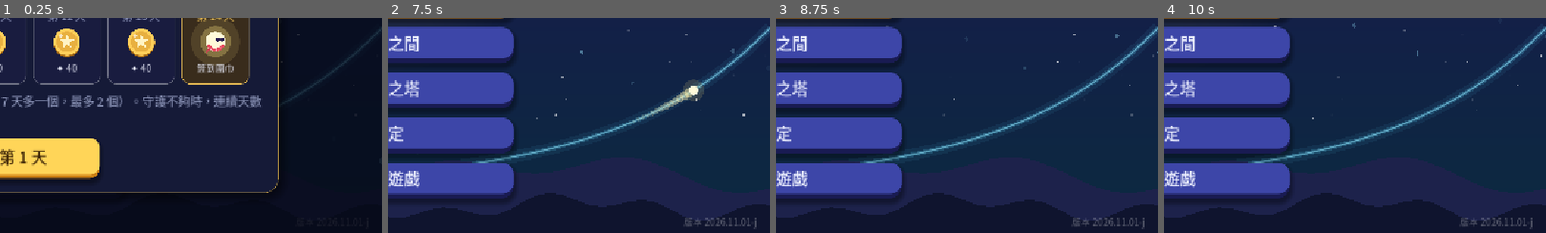
Above: before the commit, frames 1-4 (left to right).
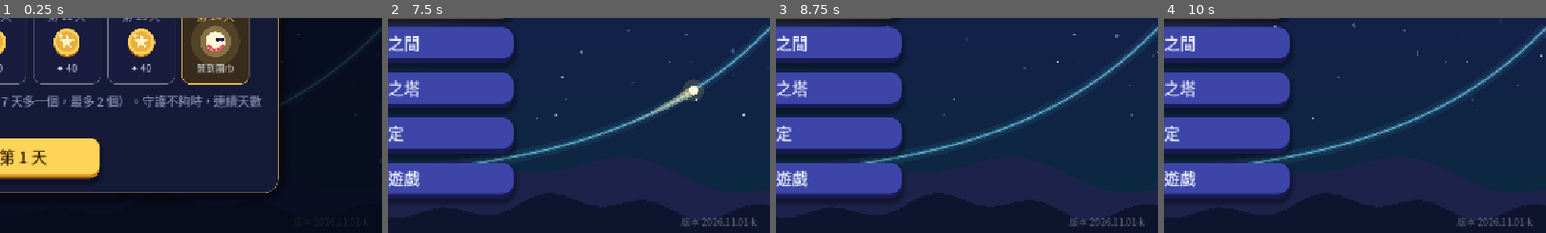
Above: after the commit, the same moments.

Repository: sam2068csie/light-spirit-journey
Game: Godot game, scene res://main_menu.tscn
The game is run twice, just before and just after one commit, with the same random seed, the same clock (stepped at 60 frames per second) and the same inputs.
Inputs (mouse positions are % of the whole screen's width and height, from its top left):
- Up to frame 1 (0.25 s): no input
- Up to frame 2 (7.5 s): click "開始冒險" at 0.5 s; click "開始冒險" at 1.25 s; click "修煉之間" at 2 s; click "終焉之塔" at 2.75 s; click "設定" at 3.5 s; click "離開遊戲" at 4.25 s; click "每日任務" at 5 s; click "光靈扭蛋" at 5.75 s; click "光靈衣櫃" at 6.5 s; click "✕" at 7.25 s
- Up to frame 3 (8.75 s): tap Enter at 8 s; drag from (50, 50) to (60, 28) at 8.02 s
- Up to frame 4 (10 s): drag from (30, 55) to (45, 70) at 8.77 s; move the mouse to (60, 28) at 9.52 s; hold Right from 9.53 s (still down); tap 9 at 9.6 s
The pictures show only the part of the screen within x 50-100%, y 50-100%; the shares and areas given below are measured in that part.

The runs differ from the first frame. In frame 2, 0.4% of the frame differs, in the area x 77-97%, y 92-99%; in frame 3, 0.4%; in frame 4, 0.4%.

Commit message:
G6 真假判斷題型2 (C)：改用新版 tan 半角公式並考正負號 (BUILD 2026.11.01-k)
Co-Authored-By: Claude Opus 5.5 <noreply@anthropic.com>
Claude-Session: https://claude.ai/code/session_01RombajUyooAJ6yvir5uviP

Diff:
--- a/data/game.gd
+++ b/data/game.gd
@@ -560,7 +560,7 @@
 
 const DQ := preload("daily_quests.gd")
 ## 版本號（主畫面右下角會顯示）：每次交給你新的檔案時更新，方便確認手機上裝的是不是最新版
-const BUILD := "2026.11.01-j"
+const BUILD := "2026.11.01-k"
 
 
 ## 讀取各單元的資料；舊存檔（還沒有單元的版本）的今日修煉、終焉之塔紀錄搬到「指數與對數」
--- a/data/trig6_bank.gd
+++ b/data/trig6_bank.gd
@@ -571,7 +571,7 @@
 			 "steps": [
 				_tf("(A) 公式", "(A) 對所有 θ，sin²(θ/2) = (1 − cos θ) ÷ 2", true, "這是 cos 2φ = 1 − 2sin²φ 的變形，沒有正負號問題。", "(A) 對：平方的形式一定成立"),
 				_tf("(B) 開根號", "(B) 當 90° < θ < 180° 時，cos(θ/2) = √((1 + cos θ) ÷ 2)", true, "θ/2 在 45° ～ 90°：cos 為正，不用加負號。", "(B) 對：θ/2 在第一象限"),
-				_tf("(C) tan", "(C) 當 θ ≠ 180° + 360°k 時，tan(θ/2) = sin θ ÷ (1 + cos θ)", true, "= 2 sin(θ/2)cos(θ/2) ÷ 2cos²(θ/2)。", "(C) 對：分母 1 + cos θ ≠ 0"),
+				_tf("(C) tan", "(C) 當 180° < θ < 360° 時，tan(θ/2) = √((1 − cos θ) ÷ (1 + cos θ))", false, "90° < θ/2 < 180°：第二象限 tan < 0，要取負號：tan(θ/2) = −√((1 − cos θ) ÷ (1 + cos θ))。", "(C) 錯：θ/2 在第二象限，tan 要取負"),
 				_tf("(D) 負的", "(D) 當 θ = 400° 時，sin(θ/2) = √((1 − cos θ) ÷ 2)", false, "θ/2 = 200°：sin 200° < 0，開根號是正的，不相等。", "(D) 錯：sin 200° < 0"),
 				_tf("(E) cos 2θ", "(E) 對所有 θ，cos 2θ = 2cos²θ − 1", true, "這是二倍角公式的一種寫法。", "(E) 對：二倍角公式"),
 			 ]},
